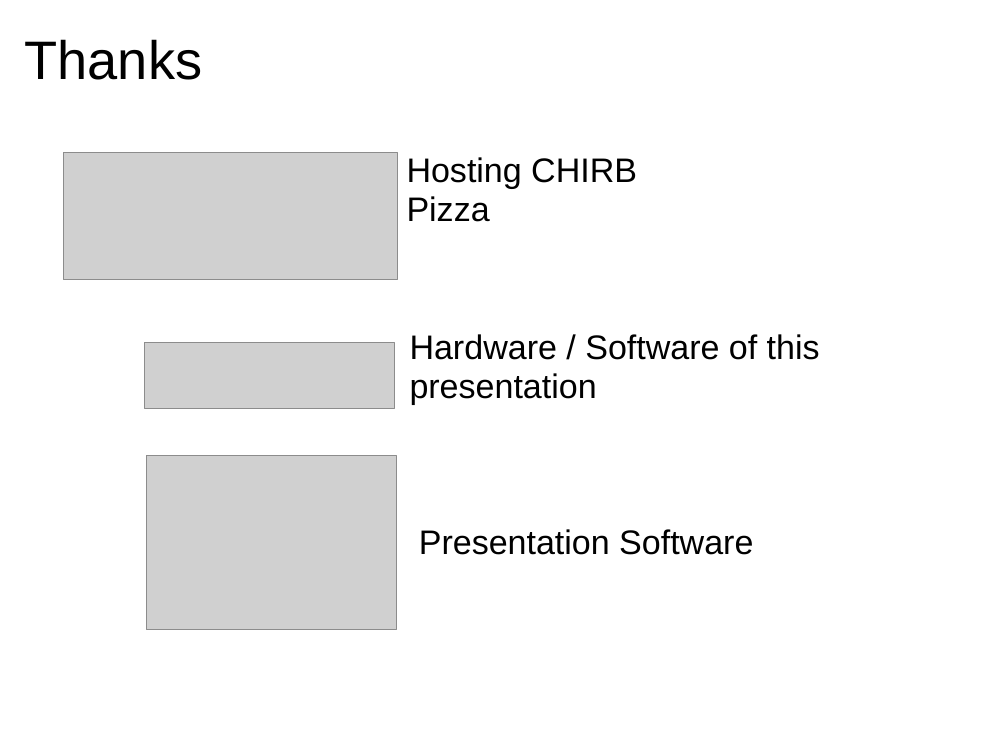
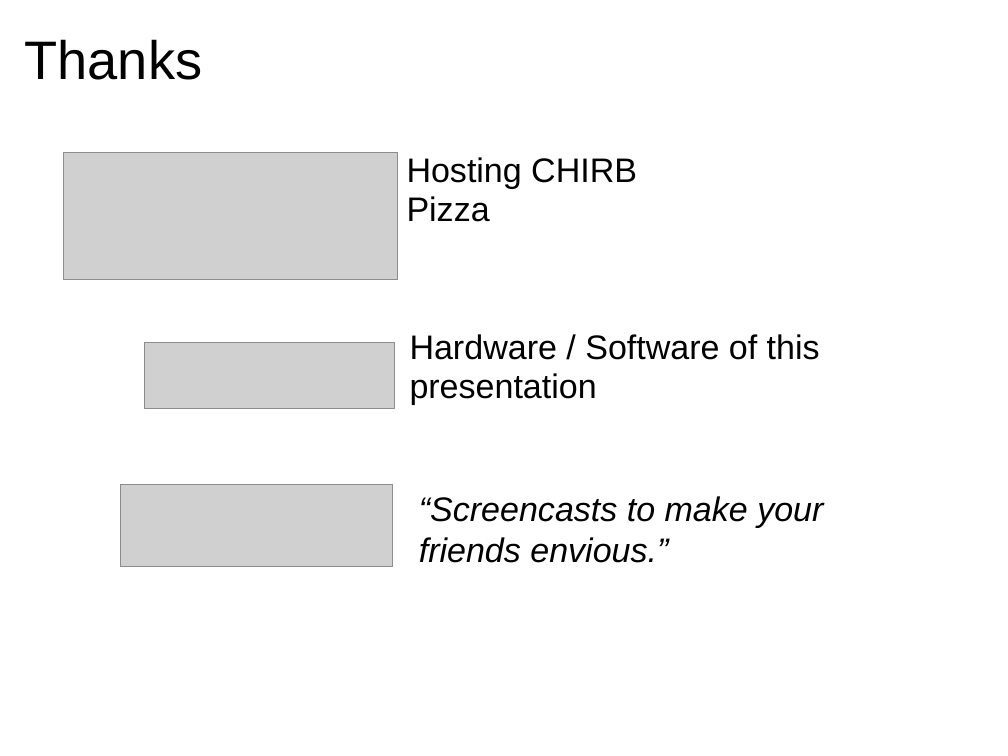
Before and after one commit to pjfitzgibbons/call-tcp-listener, a slide deck: slide 2 of doc/Eventmachine_TCP_Listeners.ppt. Drawn at 1008x756 pixels with LibreOffice and Linux fonts; fonts in the diff are those of the drawing; grey boxes stand for pictures. Boxes give left, top, right and bottom in pixels: in the first picture for what was removed or moved away, otherwise in the second. Text is boxed around its words. In the diff, an @@ line names an element or a change of style, - is before the commit and + after.

Commit message:
Updated PPT

```diff
--- a/doc/Eventmachine_TCP_Listeners.ppt
+++ b/doc/Eventmachine_TCP_Listeners.ppt
@@ picture: place and size @@
-picture at (146, 455, 396, 631)
+picture at (121, 484, 393, 567)
@@ text at (419, 496, 823, 563): text changed; italic on @@
-Presentation Software
+“Screencasts to make your friends envious.”
```
